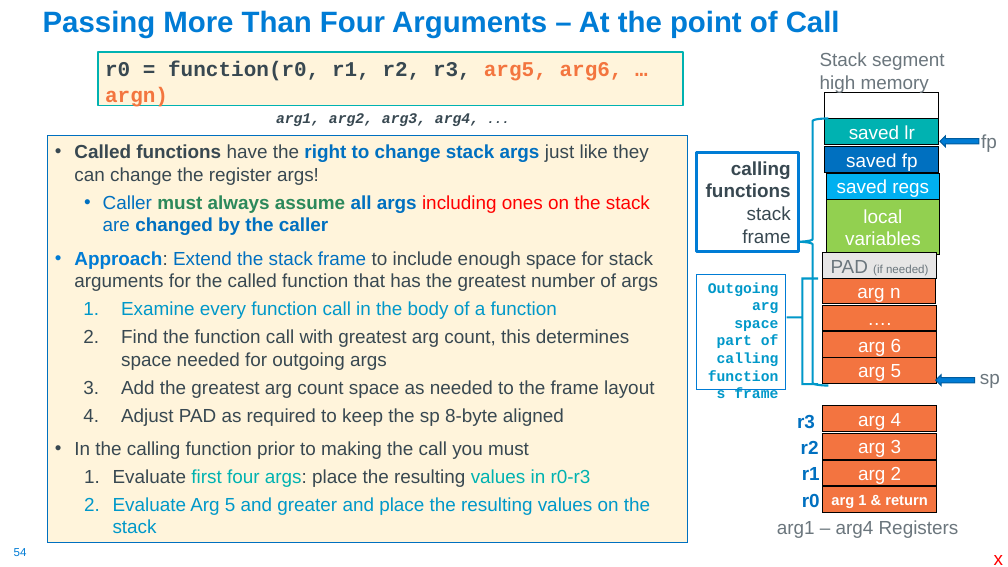
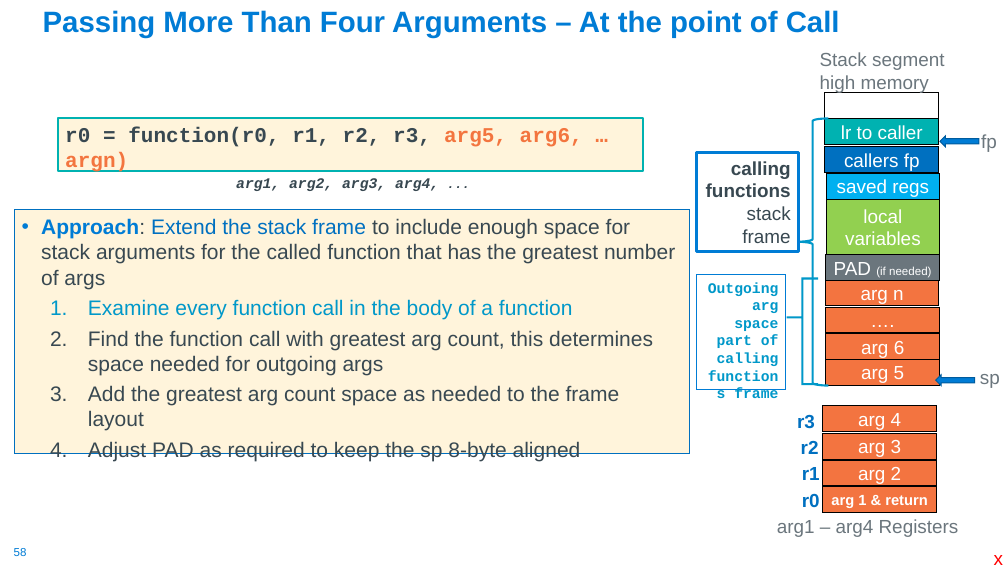
Before and after one commit to cse30-sp24/Muller-Slides, a slide deck: slide 58 of 07-Arm-Part4.pptx (slide 54 before the commit). Drawn at 1008x567 pixels with LibreOffice and Linux fonts; fonts in the diff are those of the drawing. Boxes give left, top, right and bottom in pixels: in the first picture for what was removed or moved away, otherwise in the second. Text is boxed around its words. In the diff, an @@ line names an element or a change of style, - is before the commit and + after.

```diff
--- a/07-Arm-Part4.pptx
+++ b/07-Arm-Part4.pptx
@@ rectangle "r0 = function(r0, r1, r2, ...": place and size @@
-rectangle "r0 = function(r0, r1, r2, ..." at [98,52,683,106]
+rectangle "r0 = function(r0, r1, r2, ..." at [57,118,643,172]
@@ text at [74,144,650,235]: paragraphs removed @@
-• Called functions have the right to change stack args just like they can change the register args!
-  • Caller must always assume all args including ones on the stack are changed by the caller
@@ text in rectangle at [841,125,923,140]: text changed @@
-saved lr
+lr to caller
@@ text in rectangle at [844,153,920,171]: text changed @@
-saved fp
+callers fp
@@ text "Approach: Extend the stack frame ...": place and size @@
-text "Approach: Extend the stack frame ..." at [48,136,687,543]
+text "Approach: Extend the stack frame ..." at [14,210,690,454]
@@ text "Approach: Extend the stack frame ..." at [14,210,690,454]: size 18 to 20 pt @@
@@ rectangle "PAD (if needed)" at [826,255,939,281]: text colour #6B767D to #FFFFFF; fill #E7E6E6 to #6B767D @@
@@ rectangle "arg n": place and size @@
-rectangle "arg n" at [822,278,935,304]
+rectangle "arg n" at [826,280,939,306]
@@ text at [74,441,650,534]: paragraphs removed @@
-• In the calling function prior to making the call you must
-  1. Evaluate first four args: place the resulting values in r0-r3
-  2. Evaluate Arg 5 and greater and place the resulting values on the stack
@@ page number at [14,548,27,556]: text changed @@
-54
+58
```
Also in this commit, not shown: 30 other slides changed, 5 slides added, 3 other files.
